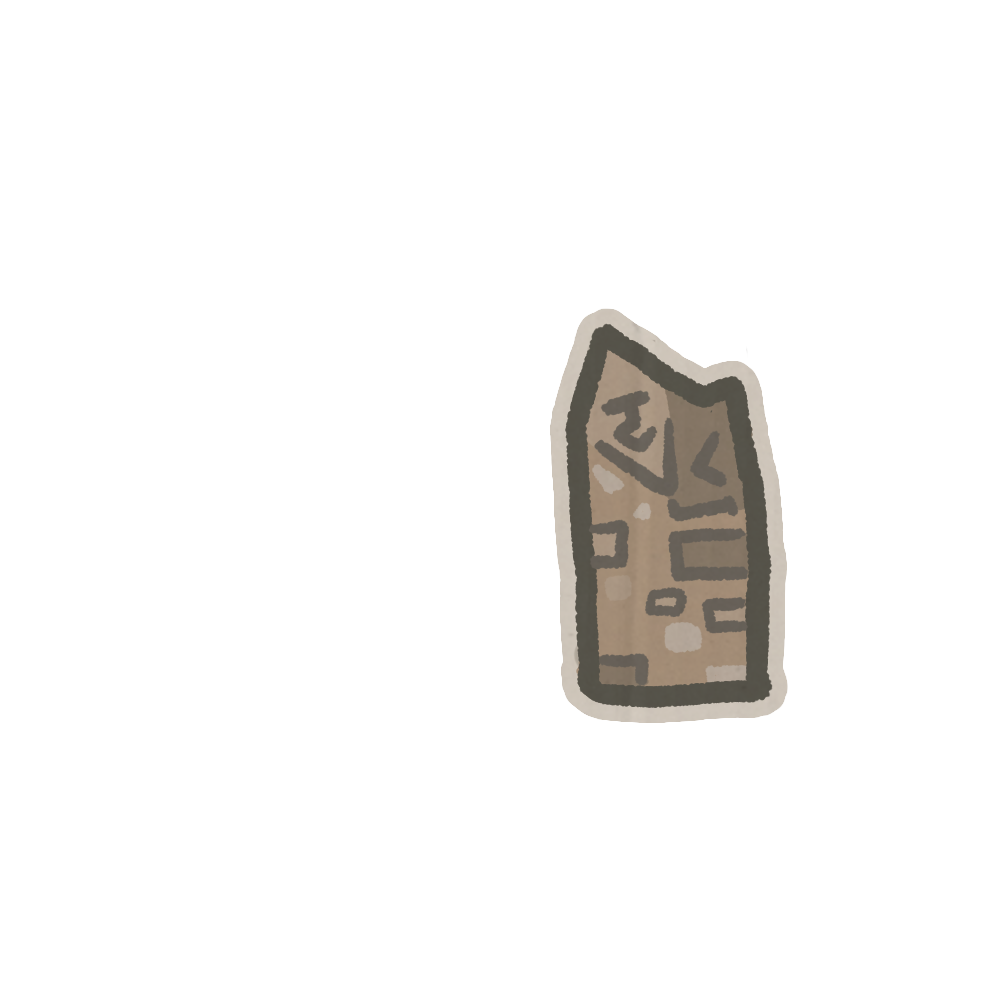
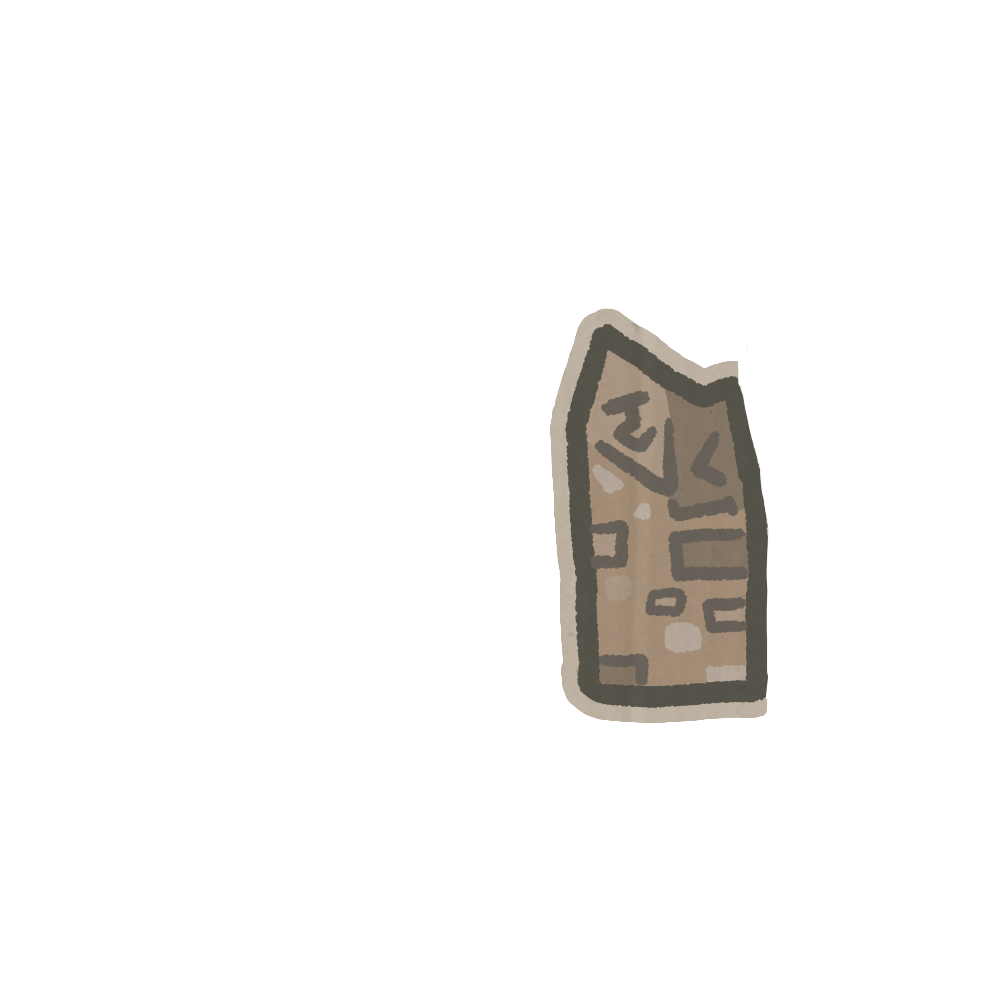
Layers edited between the first and the second (1004, 1004) image:
pixels changed over [550, 308, 788, 723] (layer not identified)
